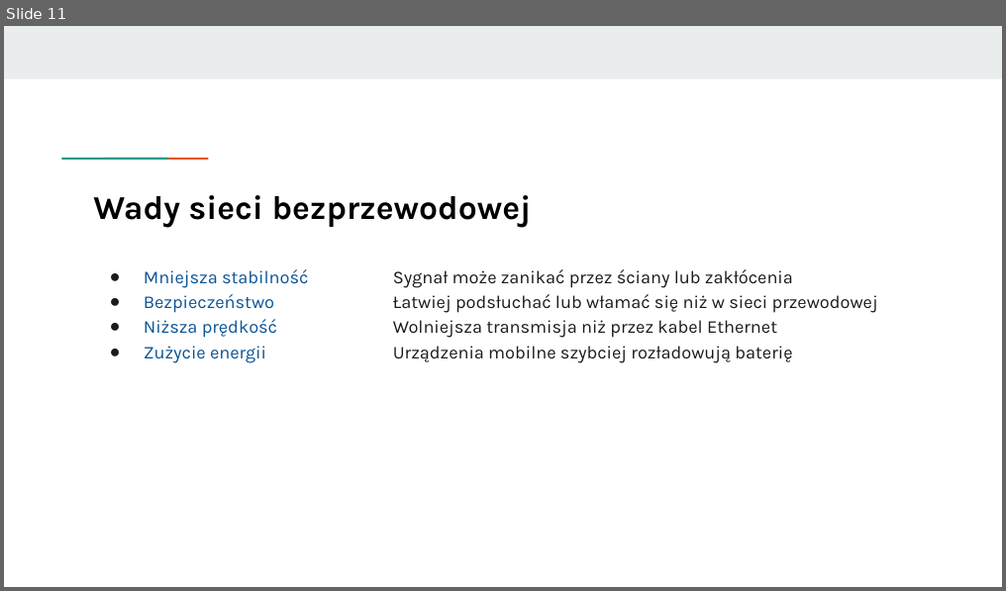
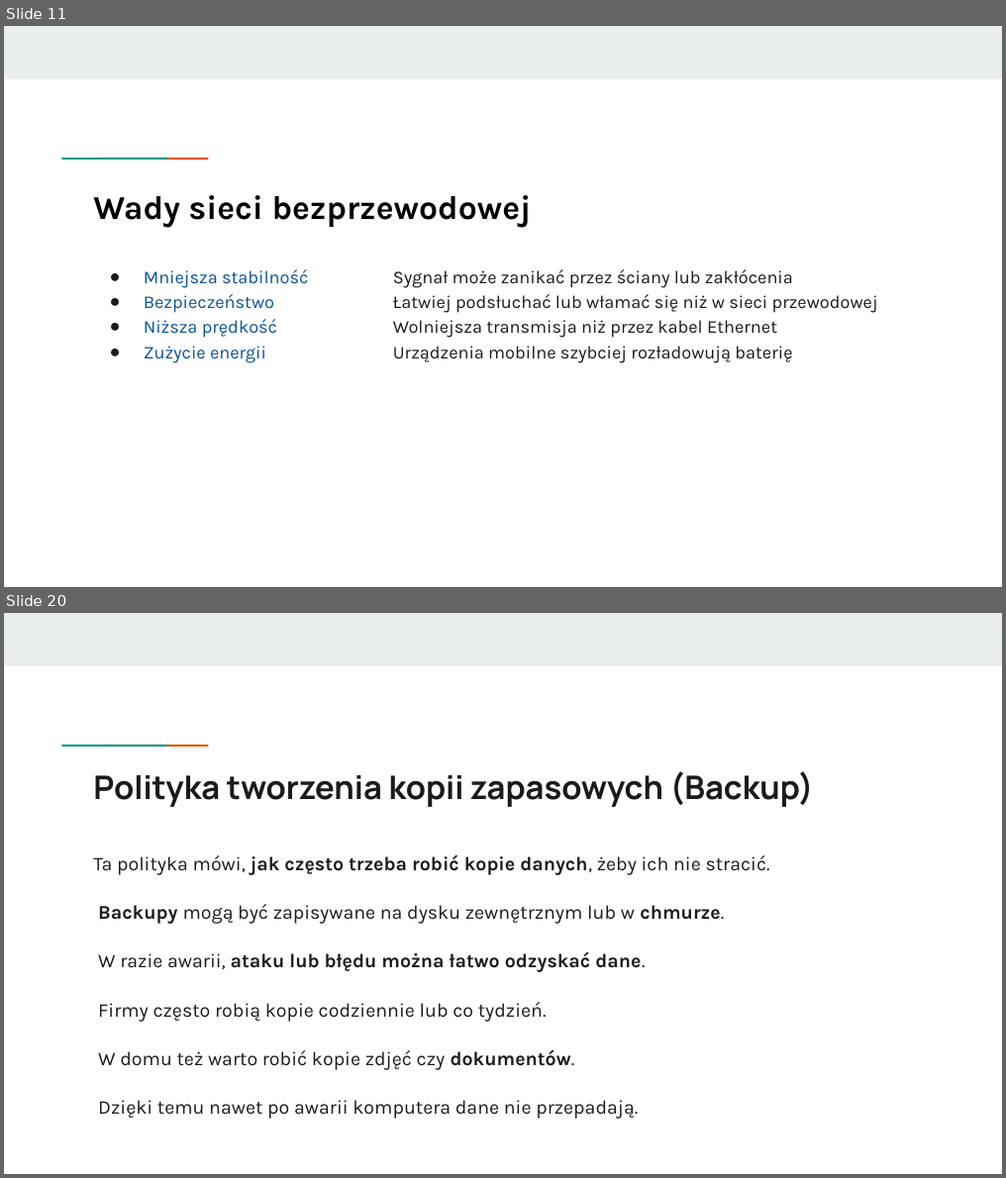
Before and after one commit to KasiaKasia/PRZEDMIOTY, a slide deck: ZASTOSOWANIE_INFORMATYKI/1A-gr_2/Zastosowanie informatyki - 1A gr. 2-plik2.pptx. Shown one above the other, each under a label of ours: slide 11 before the commit, slides 11 and 20 after it; the slides between them are not shown. The pictures are 1006x591 and 1006x1178 pixels, drawn with LibreOffice and Linux fonts; fonts in the diff are those of the drawing. Boxes give left, top, right and bottom in pixels: in the first picture for what was removed or moved away, otherwise in the second. Text is boxed around its words. In the diff, an @@ line names an element or a change of style, - is before the commit and + after.

```diff
--- a/ZASTOSOWANIE_INFORMATYKI/1A-gr_2/Zastosowanie informatyki - 1A gr. 2-plik2.pptx
+++ b/ZASTOSOWANIE_INFORMATYKI/1A-gr_2/Zastosowanie informatyki - 1A gr. 2-plik2.pptx
@@ slide 20 added at [4, 613, 1002, 1174], background #FFFFFF; not listed: 3 template elements that a slide beside it also shows @@
@@ title added at [93, 771, 814, 807], 23.4 pt, text #1A1A1A, bold @@
+Polityka tworzenia kopii zapasowych (Backup)
@@ text added at [93, 855, 770, 1119], 14 pt, text #1A1A1A @@
+Ta polityka mówi, jak często trzeba robić kopie danych, żeby ich nie stracić.
+Backupy mogą być zapisywane na dysku zewnętrznym lub w chmurze.
+W razie awarii, ataku lub błędu można łatwo odzyskać dane.
+Firmy często robią kopie codziennie lub co tydzień.
+W domu też warto robić kopie zdjęć czy dokumentów.
+Dzięki temu nawet po awarii komputera dane nie przepadają.
```
Also in this commit, not shown: 9 other slides added, 1 other file.
